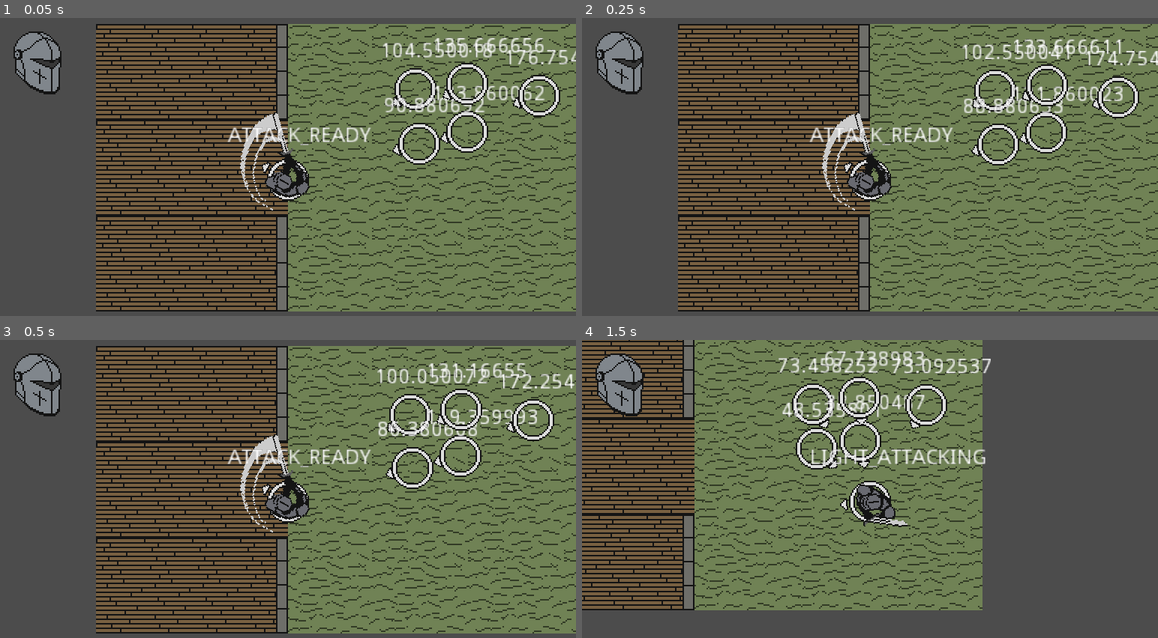
Above: before the commit, frames 1-4 (two rows, left to right).
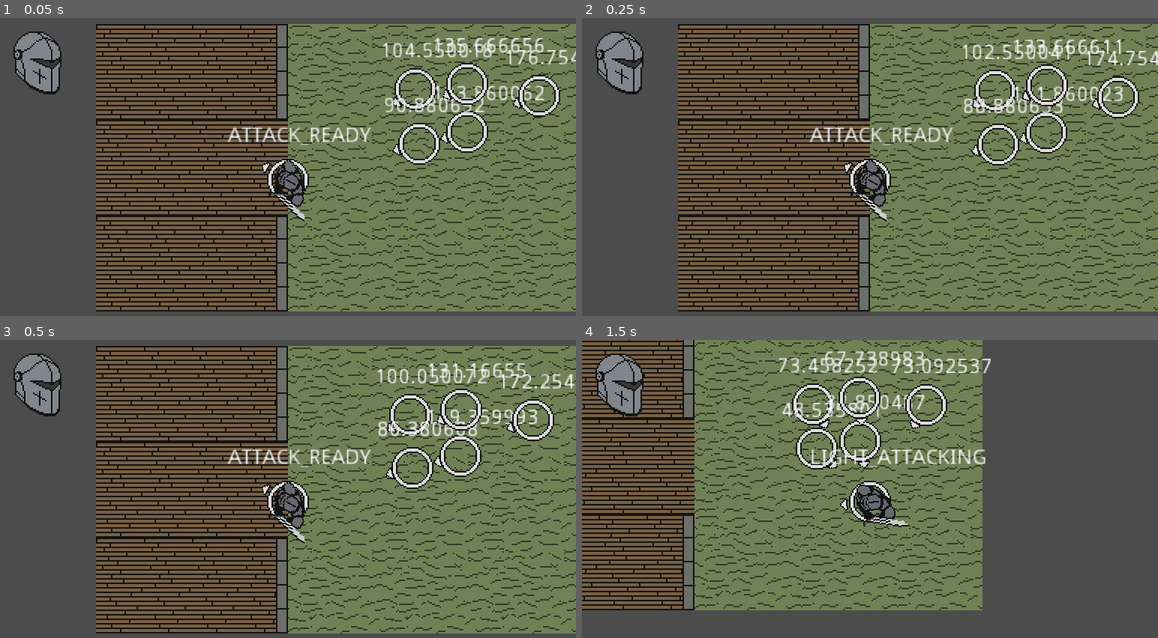
Above: after the commit, the same moments.

Repository: BGuerrero825/Slasher
Game: Godot game, scene res://Base.tscn
The game is run twice, just before and just after one commit, with the same random seed, the same clock (stepped at 60 frames per second) and the same inputs.
Inputs (mouse positions are in pixels of both pictures, inside the frame that each line leads up to):
- Up to frame 1 (0.05 s): no input
- Up to frame 2 (0.25 s): no input
- Up to frame 3 (0.5 s): no input
- Up to frame 4 (1.5 s): move the mouse to (996, 486) at 0.52 s; press the mouse at (996, 486) at 0.53 s; hold D (move_right) 0.53-1.28 s; move the mouse to (754, 518) at 1.27 s; release the mouse at (754, 518) at 1.28 s; hold S (move_down) from 1.28 s (still down); right-click (754, 518) at 1.35 s

The runs differ from the first frame. In frame 1, 1.2% of the frame differs, in the area x 41-54%, y 31-69%; in frame 2, 1.2%; in frame 3, 1.2%; in frame 4, nothing differs.

Commit message:
player starts in idle now

Diff:
--- a/objects/player.tscn
+++ b/objects/player.tscn
@@ -27,8 +27,7 @@
 "values": [ 12, 13 ]
 }
 
-[sub_resource type="Animation" id=3]
-resource_name = "Heavy"
+[sub_resource type="Animation" id=4]
 length = 0.8
 step = 0.05
 tracks/0/type = "value"
@@ -56,8 +55,7 @@
 "values": [ true, false, true ]
 }
 
-[sub_resource type="Animation" id=4]
-resource_name = "Idle"
+[sub_resource type="Animation" id=5]
 loop = true
 tracks/0/type = "value"
 tracks/0/path = NodePath("character:frame")
@@ -72,8 +70,7 @@
 "values": [ 0, 1 ]
 }
 
-[sub_resource type="Animation" id=5]
-resource_name = "Light"
+[sub_resource type="Animation" id=6]
 length = 0.4
 step = 0.05
 tracks/0/type = "value"
@@ -101,8 +98,7 @@
 "values": [ true, false, true ]
 }
 
-[sub_resource type="Animation" id=6]
-resource_name = "Prep"
+[sub_resource type="Animation" id=7]
 tracks/0/type = "value"
 tracks/0/path = NodePath("character:frame")
 tracks/0/interp = 1
@@ -151,7 +147,6 @@
 offset = Vector2( 3, -5 )
 vframes = 3
 hframes = 6
-frame = 3
 
 [node name="hitbox" type="Area2D" parent="center"]
 collision_mask = 0
@@ -172,22 +167,22 @@
 disabled = true
 
 [node name="AnimationPlayer" type="AnimationPlayer" parent="center"]
-anims/Block = SubResource( 9 )
-anims/Heavy = SubResource( 3 )
-anims/Idle = SubResource( 4 )
-anims/Light = SubResource( 5 )
-anims/Prep = SubResource( 6 )
-anims/Windup = SubResource( 7 )
+anims/Block = SubResource( 3 )
+anims/Heavy = SubResource( 4 )
+anims/Idle = SubResource( 5 )
+anims/Light = SubResource( 6 )
+anims/Prep = SubResource( 7 )
+anims/Windup = SubResource( 8 )
 
 [node name="CollisionShape2D" type="CollisionShape2D" parent="."]
-shape = SubResource( 8 )
+shape = SubResource( 9 )
 
 [node name="hurtbox" type="Area2D" parent="."]
 collision_layer = 0
 collision_mask = 0
 
 [node name="CollisionShape2D" type="CollisionShape2D" parent="hurtbox"]
-shape = SubResource( 8 )
+shape = SubResource( 9 )
 
 [node name="Label" type="Label" parent="."]
 margin_left = -40.0
Not shown: 3 places in objects/player.tscn that only renumber resources
